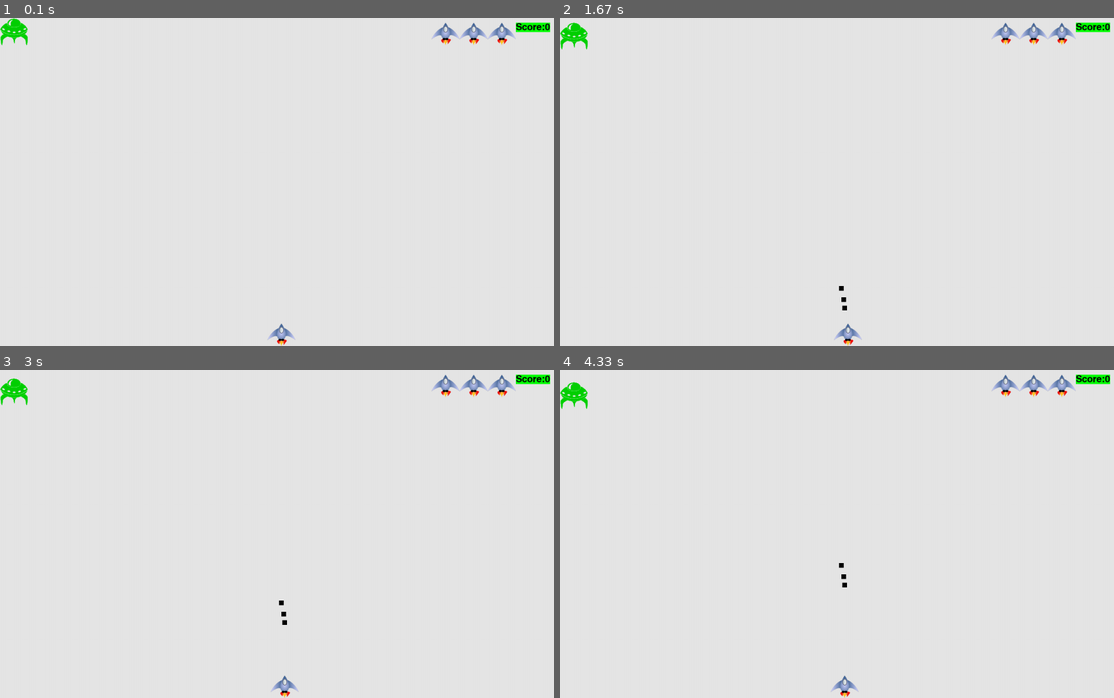
Above: before the commit, frames 1-4 (two rows, left to right).
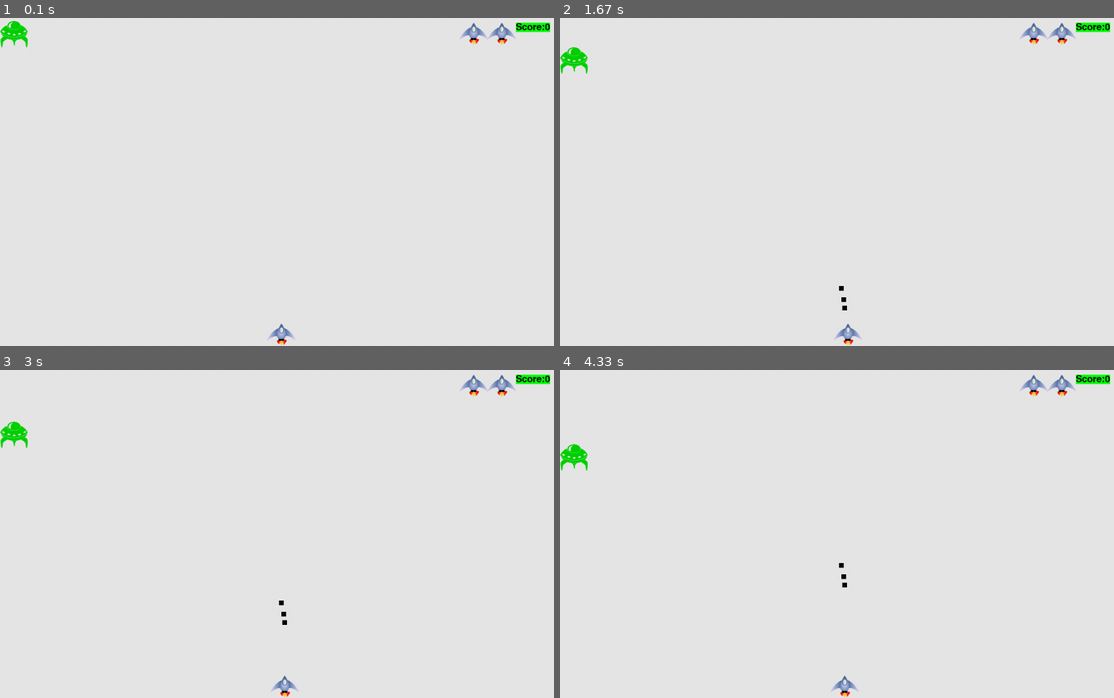
Above: after the commit, the same moments.

Repository: Athaplar/PythonLearningLog
Game: pygame game, started from PyGame/AlienInvasionExtended/AlienInvasionExtended.py
Same seed, same stepped clock (60 frames per second), same inputs: the game is played once before the commit and once after it.
Inputs:
- Up to frame 1 (0.1 s): no input
- Up to frame 2 (1.67 s): tap Space at 0.33, 0.73, 1.03, 1.23, 1.53 s; hold Right 0.67-1.13 s; hold Right 1.17-1.63 s
- Up to frame 3 (3 s): hold Left 1.67-2.2 s; tap Space at 1.73, 2.03, 2.3, 2.6, 2.73 s; hold Left 2.23-2.63 s; hold Right from 2.67 s (still down)
- Up to frame 4 (4.33 s): tap Space at 3.03, 3.4, 3.7, 3.9, 4.2 s; release Right at 3.3 s; hold Left 3.33-3.8 s; hold Right 3.83-4.3 s

The runs differ from the first frame. In frame 1, 0.3% of the frame differs, in the area x 0-83%, y 0-10%; in frame 2, 0.6%; in frame 3, 0.6%, in the area x 0-83%, y 1-24%; in frame 4, 0.6%.

Commit message:
AlienInvasion: Use ship life when current ship dies(crash or unable to shot alien)

Diff:
--- a/PyGame/AlienInvasionExtended/AlienInvasionExtended.py
+++ b/PyGame/AlienInvasionExtended/AlienInvasionExtended.py
@@ -9,13 +9,13 @@
     ai_settings = Settings()
     screen = pygame.display.set_mode((ai_settings.screen_width,ai_settings.screen_height))
     gameState = GameState()
-    ship = Ship(screen,ai_settings,gameState)
     ships = init_ships(screen, ai_settings, gameState)
     alien = Alien(screen,ai_settings)
     pygame.display.set_caption(ai_settings.game_Caption)
     bullets =[]
     score = Score(screen,ai_settings)
-    alien_ship_collison = False
+    ship = ships[0]
+    ship.set_status(ShipStatus.ON)
 
     while True:
         update_game_state(gameState)
@@ -43,18 +43,17 @@
         alien_has_moved_beyond_bottom_of_screen = alien.has_moved_beyond_bottom_of_screen()
         screen.fill(ai_settings.GRAY)  #fill seem to be hiding all drawing below.Need to figure out what is happening
 
-        if alien_ship_collison:
-            display_hit(screen,ai_settings)
-            ship.crashed = True
-
-        if ship.crashed or alien_has_moved_beyond_bottom_of_screen:
-            ship.make_ship_disappear_from_Screen()
-            display_hit(screen,ai_settings)
+        if alien_ship_collison or alien_has_moved_beyond_bottom_of_screen:
+            #display_hit(screen,ai_settings)
+            ship.set_status(ShipStatus.CRASHED)
+            ship = next_ship_life(ships,screen,ai_settings)
+            ship.set_status(ShipStatus.ON)
+            alien.reset()
+            #alien_has_moved_beyond_bottom_of_screen = False
 
         draw(ships, screen, ai_settings)
         alien.draw()
         score.draw()
-        ship.draw()
 
 
         for bullet in bullets:
@@ -65,6 +64,12 @@
         #    display_hit(screen,ai_settings)
 
         pygame.display.flip()
+
+def next_ship_life(ships, screen, ai_settings):
+    for ship in ships:
+        if ship.status is ShipStatus.OFF:
+            ship.status = ShipStatus.ON
+            return ship
 
 
 def draw(items, screen, ai_settings):
@@ -81,8 +86,9 @@
     y_screen = 10 # + ai_settings.space_btw_ships
     index =0
     for ship in ships:
-        ship.rect.x = x_screen +   index * width # + ai_settings.space_btw_ships
-        ship.rect.y = y_screen
+        ship.x_screen = x_screen +   index * width # + ai_settings.space_btw_ships
+        ship.y_screen = y_screen
+        ship.set_status(ShipStatus.OFF)
         index+=1
     return ships
 
@@ -130,6 +136,10 @@
         self.y += self.ai_settings.alien_vertical_speed
         self.rect.y = self.y
 
+    def reset(self): #THis method only aids in testing with one alien
+        self.y=0
+        self.rect.y=0
+
     def draw(self):
         self.screen.blit(self.alien,self.rect)
 
@@ -157,7 +167,7 @@
         self.alien_image_location = 'images/alien.bmp'
         self.bullet_speed = 1
         self.max_allowed_bullets = 3
-        self.alien_vertical_speed = .1
+        self.alien_vertical_speed = .6
         self.alien_image_location = 'images/alien.bmp'
         self.num_of_ships = 3
         self.space_btw_ships = 5
@@ -219,18 +229,26 @@
         self.gameState = gameState
         self.rect = self.ship.get_rect()
         self.screen_rect = self.screen.get_rect()
-        self.rect.centerx = self.screen_rect.centerx
-        self.rect.bottom = self.screen_rect.bottom
-        self.crashed = False
         self.x_screen = 0
         self.y_screen = 0
+        self.status = ShipStatus.OFF
+
+    def set_status(self,status_update):
+
+        if status_update is ShipStatus.ON:
+            self.rect.centerx = self.screen_rect.centerx
+            self.rect.bottom = self.screen_rect.bottom
+        else:
+            self.rect.x = self.x_screen
+            self.rect.y = self.y_screen
+        self.status = status_update
 
     def do_update(self):
-
-        if self.gameState.ship_move_right and self.rect.right < self.screen_rect.right:
-            self.rect.centerx += 1
-        if self.gameState.ship_move_left and self.rect.left > self.screen_rect.left:
-            self.rect.centerx -= 1
+            if self.gameState.ship_move_right and self.rect.right < self.screen_rect.right:
+                self.rect.centerx += 1
+            if self.gameState.ship_move_left and self.rect.left > self.screen_rect.left:
+                self.rect.centerx -= 1
+
 
     def make_ship_disappear_from_Screen(self):
         self.rect.x = -100
@@ -239,5 +257,11 @@
     def draw(self):
         self.screen.blit(self.ship,self.rect)
 
+from enum import Enum
+class ShipStatus(Enum):
+    ON = 1
+    OFF = 2
+    CRASHED = 3
+
 
 run_game()
